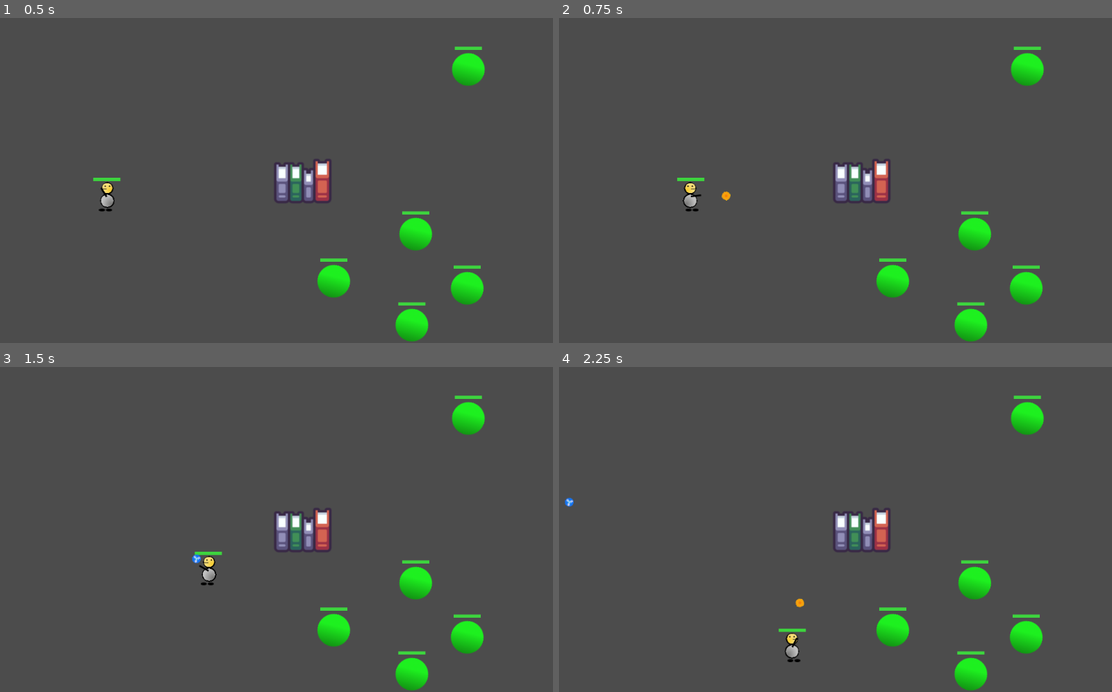
Above: before the commit, frames 1-4 (two rows, left to right).
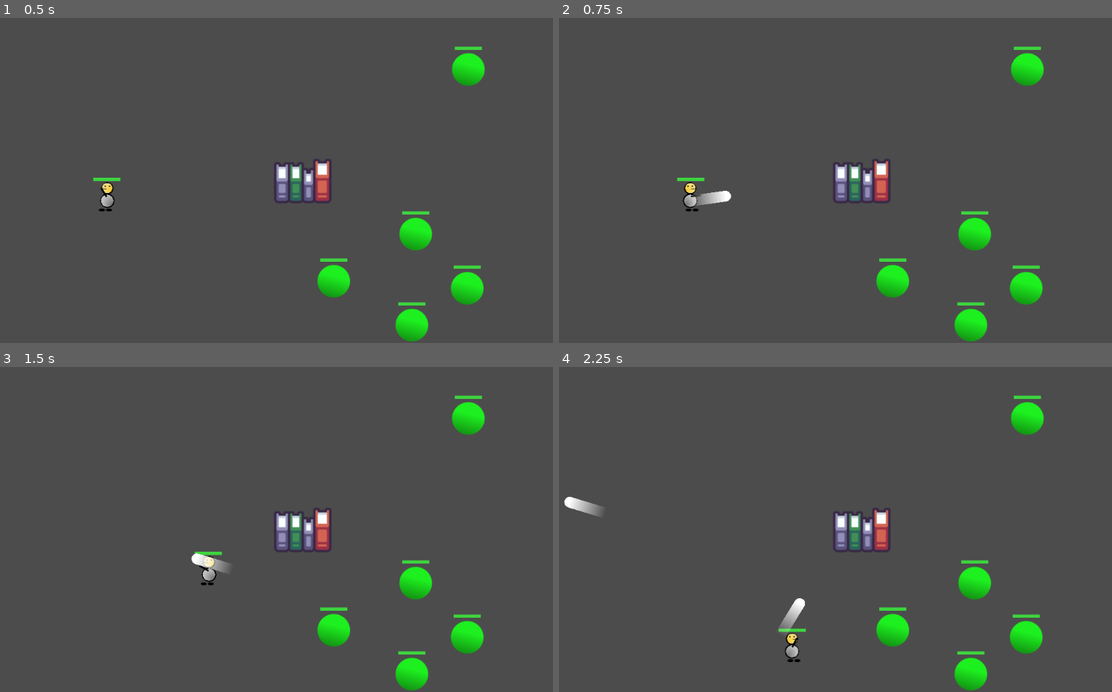
Above: after the commit, the same moments.

Repository: NPGodotEngine/Hack_And_Slash
Game: Godot game, scene res://Levels/TestLevel.tscn
Same seed, same stepped clock (60 frames per second), same inputs: the game is played once before the commit and once after it. The project has no main scene, so this scene is started directly.
Inputs (mouse positions are in pixels of both pictures, inside the frame that each line leads up to):
- Up to frame 1 (0.5 s): no input
- Up to frame 2 (0.75 s): tap Enter at 0.5 s; move the mouse to (957, 164) at 0.52 s; press the mouse at (957, 164) at 0.53 s; hold D (move_right) from 0.53 s (still down)
- Up to frame 3 (1.5 s): move the mouse to (165, 545) at 1.27 s; release D (move_right) at 1.28 s; release the mouse at (165, 545) at 1.28 s; hold S (move_down) from 1.28 s (still down); right-click (165, 545) at 1.35 s
- Up to frame 4 (2.25 s): move the mouse to (890, 458) at 2.02 s; release S (move_down) at 2.03 s; press the mouse at (890, 458) at 2.03 s; hold D (move_right) from 2.03 s (still down)

Frame 1 is identical in both runs. In frame 2, 0.2% of the frame differs, in the area x 23-32%, y 53-58%; in frame 3, 0.2%; in frame 4, 0.5%, in the area x 0-45%, y 39-83%.

Commit message:
test

Diff:
--- a/Skills/Projectile/FireBulletSkill/FireBullet/FireBullet.tscn
+++ b/Skills/Projectile/FireBulletSkill/FireBullet/FireBullet.tscn
@@ -1,7 +1,13 @@
-[gd_scene load_steps=4 format=2]
+[gd_scene load_steps=6 format=2]
 
 [ext_resource path="res://Skills/Projectile/FireBulletSkill/FireBullet/FireBullet.gd" type="Script" id=1]
 [ext_resource path="res://Assets/Fire_ball.png" type="Texture" id=2]
+
+[sub_resource type="Curve" id=2]
+_data = [ Vector2( 0, 1 ), 0.0, 0.0, 0, 1, Vector2( 0.982699, 1 ), 0.0, 0.0, 1, 0 ]
+
+[sub_resource type="Gradient" id=3]
+colors = PoolColorArray( 1, 1, 1, 1, 1, 1, 1, 0 )
 
 [sub_resource type="CircleShape2D" id=1]
 radius = 8.0
@@ -11,8 +17,21 @@
 collision_mask = 6
 script = ExtResource( 1 )
 
+[node name="Line2D" type="Line2D" parent="."]
+points = PoolVector2Array( -1, 0, -60, 0 )
+width = 20.0
+width_curve = SubResource( 2 )
+default_color = Color( 1, 1, 1, 1 )
+gradient = SubResource( 3 )
+texture_mode = 2
+joint_mode = 2
+begin_cap_mode = 2
+end_cap_mode = 1
+
 [node name="Skin" type="Sprite" parent="."]
+visible = false
 texture = ExtResource( 2 )
 
 [node name="CollisionShape2D" type="CollisionShape2D" parent="."]
+visible = false
 shape = SubResource( 1 )
